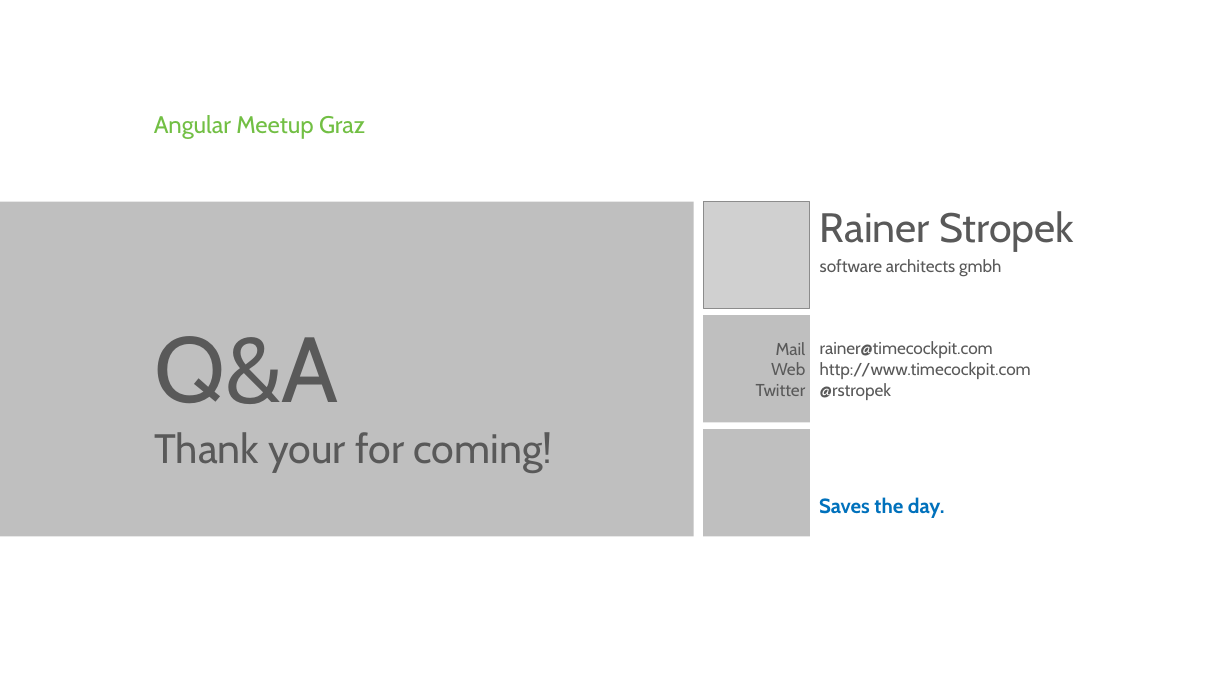
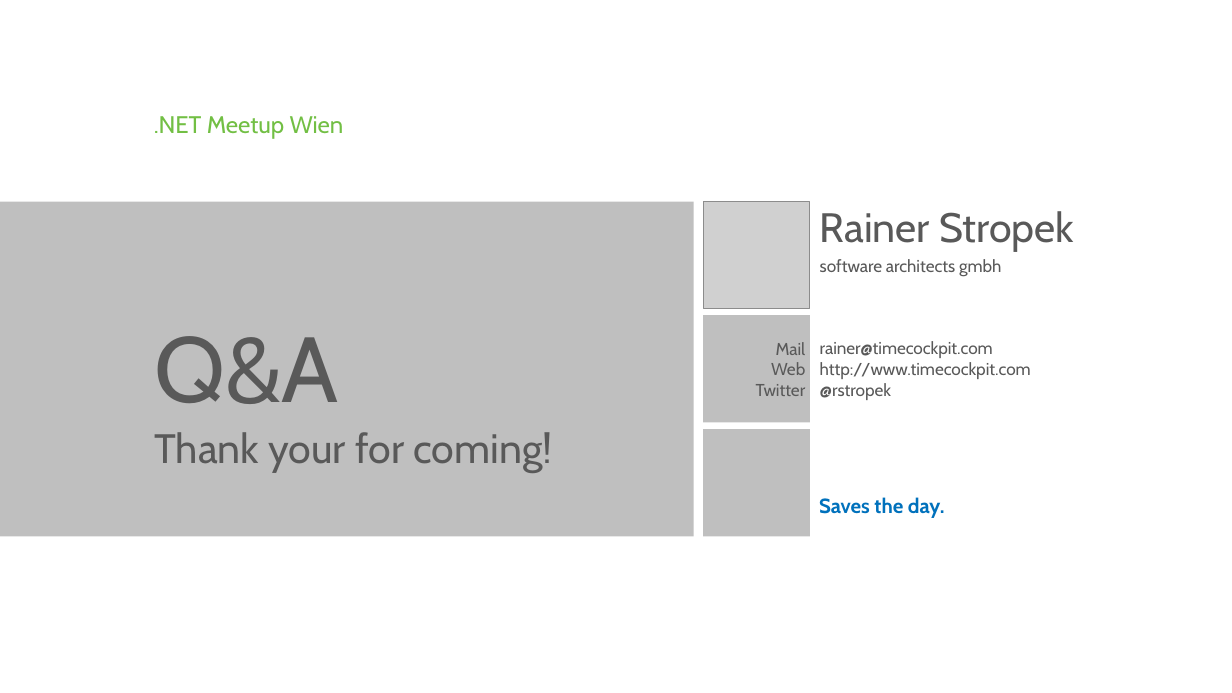
Before and after one commit to rstropek/Samples, a slide deck: slide 13 of AsyncBlazor/Slides/AsyncServerless.pptx (slide 14 before the commit). Drawn at 1232x693 pixels with LibreOffice and Linux fonts; fonts in the diff are those of the drawing; grey boxes stand for pictures; background and template pictures are left out. Boxes give left, top, right and bottom in pixels: in the first picture for what was removed or moved away, otherwise in the second. Text is boxed around its words. In the diff, an @@ line names an element or a change of style, - is before the commit and + after.

```diff
--- a/AsyncBlazor/Slides/AsyncServerless.pptx
+++ b/AsyncBlazor/Slides/AsyncServerless.pptx
@@ text at [154, 116, 344, 139]: text changed @@
-Angular Meetup Graz
+.NET Meetup Wien
```
Also in this commit, not shown: 2 other slides changed, 1 slide added, 2 slides removed.
